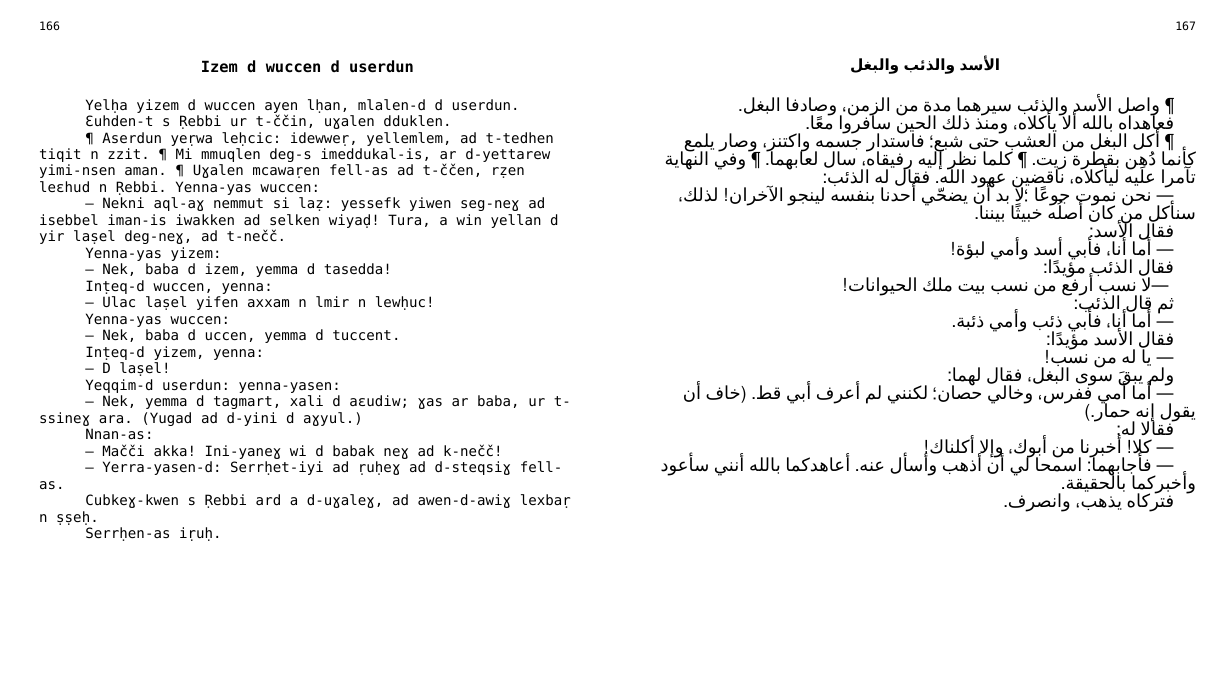
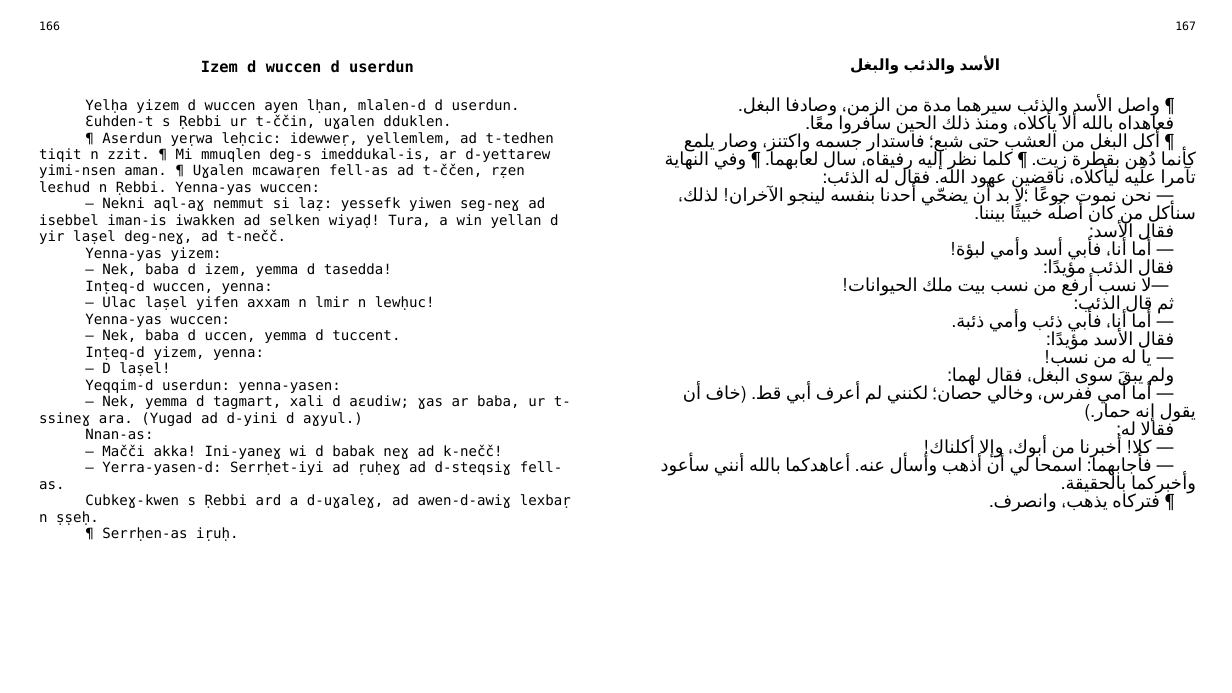
Before and after one commit to sferhah/tamacahut_n_wuccen, a slide deck: slide 82 of Uccen.ConsoleApp/Resources/pptx/uccen.arb.pptx. Drawn at 1232x693 pixels with LibreOffice and Linux fonts; fonts in the diff are those of the drawing. Boxes give left, top, right and bottom in pixels: in the first picture for what was removed or moved away, otherwise in the second. Text is boxed around its words. In the diff, an @@ line names an element or a change of style, - is before the commit and + after.

```diff
--- a/Uccen.ConsoleApp/Resources/pptx/uccen.arb.pptx
+++ b/Uccen.ConsoleApp/Resources/pptx/uccen.arb.pptx
@@ table at (30, 15, 1205, 668) @@
-row 3, column 1: Yelḥa yizem d wuccen ayen lḥan, mlalen-d d userdun. / Ɛuhden-t s Ṛebbi ur t-ččin, uɣalen dduklen. / ¶ Aserdun yeṛwa leḥcic: idewweṛ, yellemlem, ad t-tedhen tiqit n zzit. ¶ Mi mmuqlen deg-s imeddukal-is, ar d-yettarew yimi-nsen aman. ¶ Uɣalen mcawaṛen fell-as ad t-ččen, rẓen leɛhud n Ṛebbi. Yenna-yas wuccen: / — Nekni aql-aɣ nemmut si laẓ: yessefk yiwen seg-neɣ ad isebbel iman-is iwakken ad selken wiyaḍ! Tura, a win yellan d yir laṣel deg-neɣ, ad t-nečč. / Yenna-yas yizem: / — Nek, baba d izem, yemma d tasedda! / Inṭeq-d wuccen, yenna: / — Ulac laṣel yifen axxam n lmir n lewḥuc! / Yenna-yas wuccen: / — Nek, baba d uccen, yemma d tuccent. / Inṭeq-d yizem, yenna: / — D laṣel! / Yeqqim-d userdun: yenna-yasen: / — Nek, yemma d tagmart, xali d aɛudiw; ɣas ar baba, ur t-ssineɣ ara. (Yugad ad d-yini d aɣyul.) / Nnan-as: / — Mačči akka! Ini-yaneɣ wi d babak neɣ ad k-nečč! / — Yerra-yasen-d: Serrḥet-iyi ad ṛuḥeɣ ad d-steqsiɣ fell-as. / Cubkeɣ-kwen s Ṛebbi ard a d-uɣaleɣ, ad awen-d-awiɣ lexbaṛ n ṣṣeḥ. / Serrḥen-as iṛuḥ.
+row 3, column 1: Yelḥa yizem d wuccen ayen lḥan, mlalen-d d userdun. / Ɛuhden-t s Ṛebbi ur t-ččin, uɣalen dduklen. / ¶ Aserdun yeṛwa leḥcic: idewweṛ, yellemlem, ad t-tedhen tiqit n zzit. ¶ Mi mmuqlen deg-s imeddukal-is, ar d-yettarew yimi-nsen aman. ¶ Uɣalen mcawaṛen fell-as ad t-ččen, rẓen leɛhud n Ṛebbi. Yenna-yas wuccen: / — Nekni aql-aɣ nemmut si laẓ: yessefk yiwen seg-neɣ ad isebbel iman-is iwakken ad selken wiyaḍ! Tura, a win yellan d yir laṣel deg-neɣ, ad t-nečč. / Yenna-yas yizem: / — Nek, baba d izem, yemma d tasedda! / Inṭeq-d wuccen, yenna: / — Ulac laṣel yifen axxam n lmir n lewḥuc! / Yenna-yas wuccen: / — Nek, baba d uccen, yemma d tuccent. / Inṭeq-d yizem, yenna: / — D laṣel! / Yeqqim-d userdun: yenna-yasen: / — Nek, yemma d tagmart, xali d aɛudiw; ɣas ar baba, ur t-ssineɣ ara. (Yugad ad d-yini d aɣyul.) / Nnan-as: / — Mačči akka! Ini-yaneɣ wi d babak neɣ ad k-nečč! / — Yerra-yasen-d: Serrḥet-iyi ad ṛuḥeɣ ad d-steqsiɣ fell-as. / Cubkeɣ-kwen s Ṛebbi ard a d-uɣaleɣ, ad awen-d-awiɣ lexbaṛ n ṣṣeḥ. / ¶ Serrḥen-as iṛuḥ.
-row 3, column 3: ¶ واصل الأسد والذئب سيرهما مدة من الزمن، وصادفا البغل. / فعاهداه بالله ألا يأكلاه، ومنذ ذلك الحين سافروا معًا. / ¶ أكل البغل من العشب حتى شبع؛ فاستدار جسمه واكتنز، وصار يلمع كأنما دُهِن بقطرة زيت. ¶ كلما نظر إليه رفيقاه، سال لعابهما. ¶ وفي النهاية تآمرا عليه ليأكلاه، ناقضين عهود الله. فقال له الذئب: / — نحن نموت جوعًا؛ لا بد أن يضحّي أحدنا بنفسه لينجو الآخران! لذلك، سنأكل من كان أصلُه خبيثًا بيننا. / فقال الأسد: / — أما أنا، فأبي أسد وأمي لبؤة! / فقال الذئب مؤيدًا: / — لا نسب أرفع من نسب بيت ملك الحيوانات! / ثم قال الذئب: / — أما أنا، فأبي ذئب وأمي ذئبة. / فقال الأسد مؤيدًا: / — يا له من نسب! / ولم يبقَ سوى البغل، فقال لهما: / — أما أمي ففرس، وخالي حصان؛ لكنني لم أعرف أبي قط. (خاف أن يقول إنه حمار.) / فقالا له: / — كلا! أخبرنا من أبوك، وإلا أكلناك! / — فأجابهما: اسمحا لي أن أذهب وأسأل عنه. أعاهدكما بالله أنني سأعود وأخبركما بالحقيقة. / فتركاه يذهب، وانصرف.
+row 3, column 3: ¶ واصل الأسد والذئب سيرهما مدة من الزمن، وصادفا البغل. / فعاهداه بالله ألا يأكلاه، ومنذ ذلك الحين سافروا معًا. / ¶ أكل البغل من العشب حتى شبع؛ فاستدار جسمه واكتنز، وصار يلمع كأنما دُهِن بقطرة زيت. ¶ كلما نظر إليه رفيقاه، سال لعابهما. ¶ وفي النهاية تآمرا عليه ليأكلاه، ناقضين عهود الله. فقال له الذئب: / — نحن نموت جوعًا؛ لا بد أن يضحّي أحدنا بنفسه لينجو الآخران! لذلك، سنأكل من كان أصلُه خبيثًا بيننا. / فقال الأسد: / — أما أنا، فأبي أسد وأمي لبؤة! / فقال الذئب مؤيدًا: / — لا نسب أرفع من نسب بيت ملك الحيوانات! / ثم قال الذئب: / — أما أنا، فأبي ذئب وأمي ذئبة. / فقال الأسد مؤيدًا: / — يا له من نسب! / ولم يبقَ سوى البغل، فقال لهما: / — أما أمي ففرس، وخالي حصان؛ لكنني لم أعرف أبي قط. (خاف أن يقول إنه حمار.) / فقالا له: / — كلا! أخبرنا من أبوك، وإلا أكلناك! / — فأجابهما: اسمحا لي أن أذهب وأسأل عنه. أعاهدكما بالله أنني سأعود وأخبركما بالحقيقة. / ¶ فتركاه يذهب، وانصرف.
```
Also in this commit, not shown: 6 other slides changed, 13 other files.
